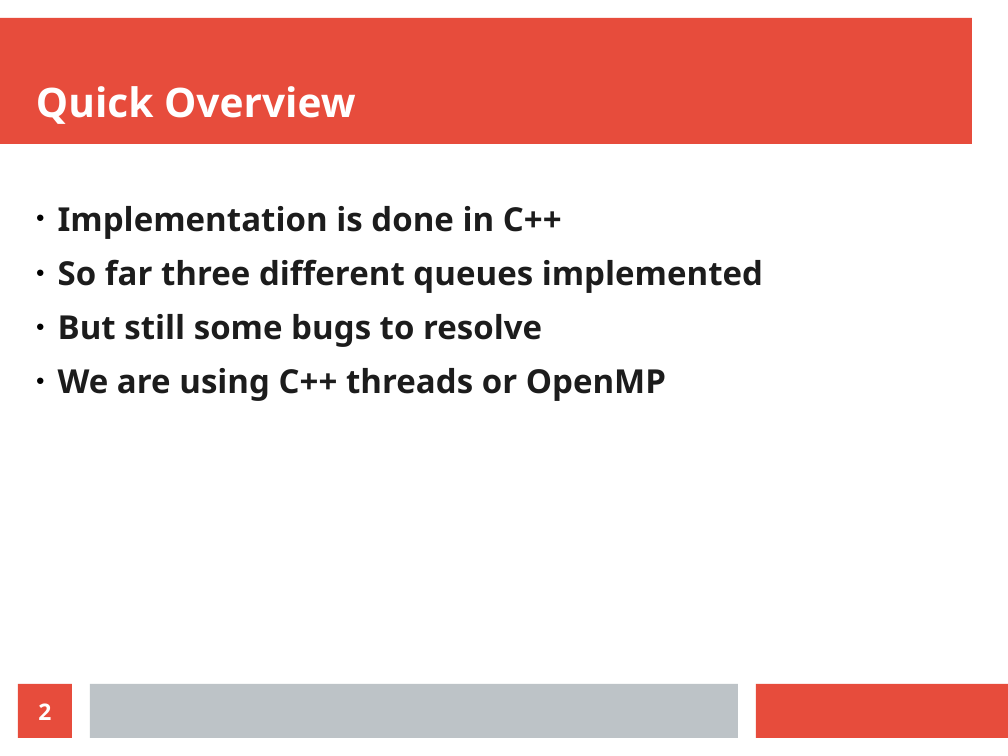
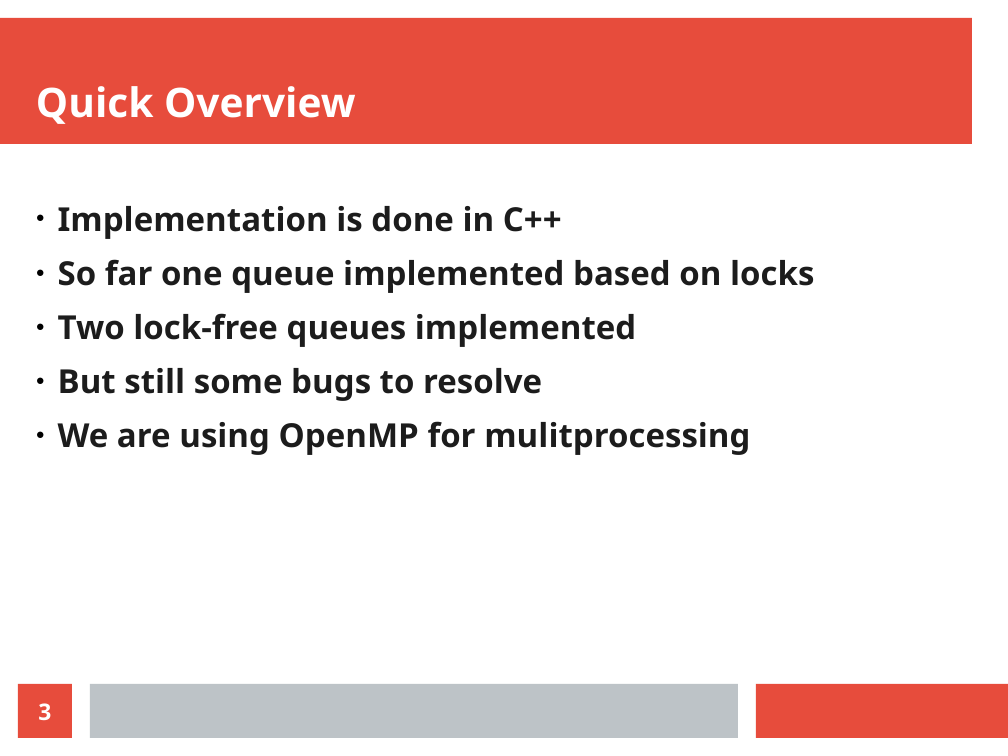
Before and after one commit to danielschloms/amp_fifo_project, a slide deck: slide 3 of presentation/presentation.odp (slide 2 before the commit). Drawn at 1008x756 pixels with LibreOffice and Linux fonts; fonts in the diff are those of the drawing. Boxes give left, top, right and bottom in pixels: in the first picture for what was removed or moved away, otherwise in the second. Text is boxed around its words. In the diff, an @@ line names an element or a change of style, - is before the commit and + after.

```diff
--- a/presentation/presentation.odp
+++ b/presentation/presentation.odp
@@ text at (58,259,814,347): text changed @@
-● So far three different queues implemented
+● So far one queue implemented based on locks
+● Two lock-free queues implemented
@@ text at (58,421,750,455): text changed @@
-● We are using C++ threads or OpenMP
+● We are using OpenMP for mulitprocessing
@@ page number at (38,703,51,720): text changed @@
-2
+3
```
Also in this commit, not shown: 3 other slides changed, 2 slides added.
